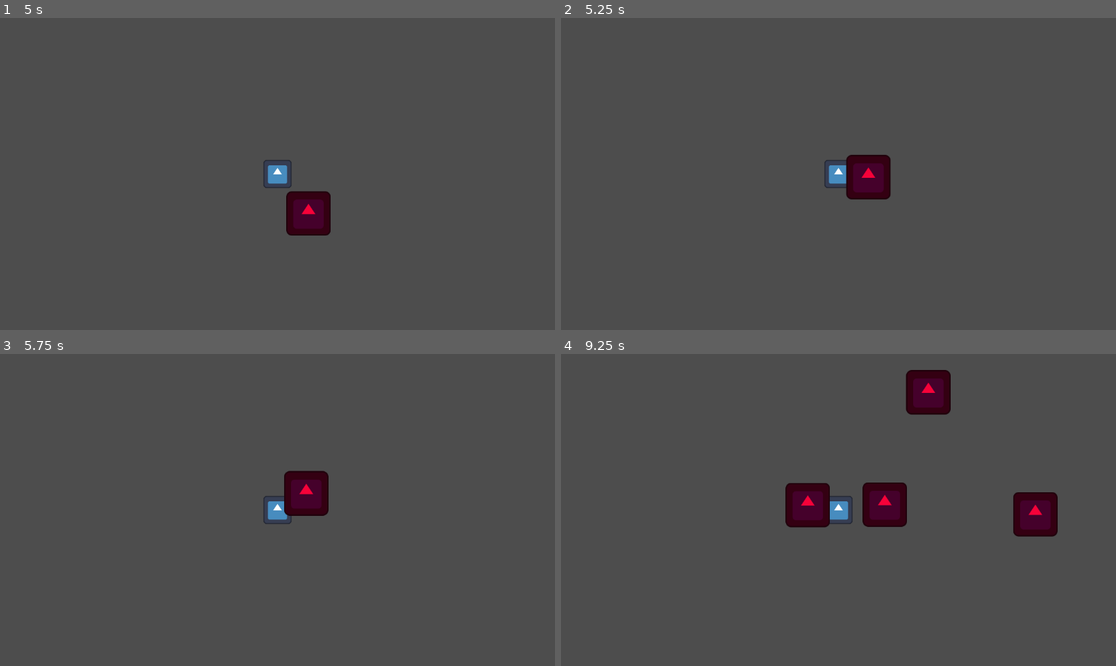
Above: before the commit, frames 1-4 (two rows, left to right).
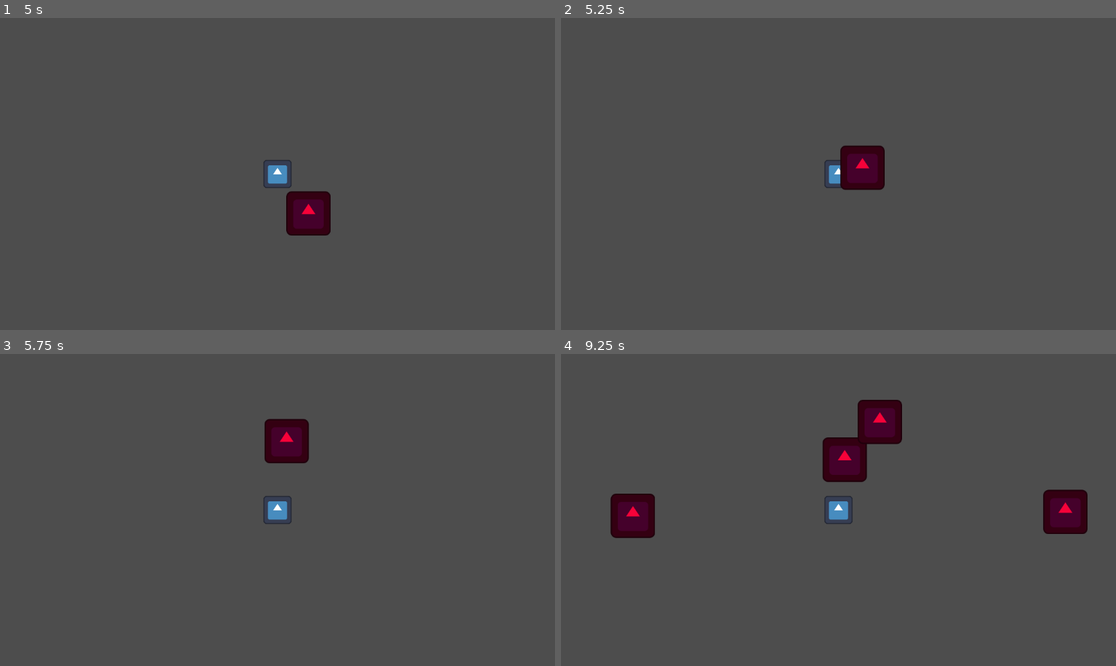
Above: after the commit, the same moments.

Repository: Vilkiy/Debt-Survivors
Game: Godot game, scene res://logic/game_handler/game_handler.tscn
Same seed, same stepped clock (60 frames per second), same inputs: the game is played once before the commit and once after it. The project has no main scene, so this scene is started directly. The engine's default icon, where the game draws it, is replaced by a stand-in: a white triangle on a blue panel in a dark square.
Inputs:
- Up to frame 1 (5 s): tap Enter at 0.5, 2, 3.5 s; hold D (move_right) 0.53-1.28 s; tap Space at 1.25, 2.75 s; hold S (move_down) 1.28-2.03 s; hold D (move_right) 2.03-2.78 s; hold W (move_up) 2.78-3.53 s; hold A (move_left) from 3.53 s (still down)
- Up to frame 2 (5.25 s): release A (move_left) at 5.03 s; hold S (move_down) from 5.03 s (still down)
- Up to frame 3 (5.75 s): keep holding S (move_down)
- Up to frame 4 (9.25 s): release S (move_down) at 5.78 s; hold D (move_right) 5.78-6.53 s; hold W (move_up) 6.53-7.28 s; hold D (move_right) 7.28-8.03 s; hold S (move_down) 8.03-8.78 s; hold A (move_left) from 8.78 s (still down)

Frame 1 is identical in both runs. In frame 2, 1.2% of the frame differs, in the area x 50-60%, y 40-59%; in frame 3, 2.3%; in frame 4, 8.5%, in the area x 8-95%, y 5-60%.

Commit message:
implemented health mechanics
created health_handler
- modified player and enemy scene

Diff:
--- a/Assets/Scenes/Enemy.tscn
+++ b/Assets/Scenes/Enemy.tscn
@@ -2,18 +2,14 @@
 
 [ext_resource type="Script" uid="uid://jp7472ic1s5y" path="res://Assets/Scripts/enemy.gd" id="1_oyf8h"]
 [ext_resource type="Texture2D" uid="uid://dn15d76lbtup1" path="res://icon.svg" id="2_3pmh0"]
+[ext_resource type="PackedScene" uid="uid://c4f0g441r80dg" path="res://logic/gameplay_elements/health_handler/health_handler.tscn" id="3_td1d5"]
 
 [sub_resource type="CapsuleShape2D" id="CapsuleShape2D_3pmh0"]
 radius = 18.0
 height = 44.0
 
-[sub_resource type="CapsuleShape2D" id="CapsuleShape2D_td1d5"]
-radius = 22.0
-height = 44.0
-
 [node name="Enemy" type="CharacterBody2D" unique_id=345262250 groups=["enemy"]]
-collision_layer = 3
-collision_mask = 3
+motion_mode = 1
 script = ExtResource("1_oyf8h")
 
 [node name="Sprite2D" type="Sprite2D" parent="." unique_id=1773107028]
@@ -24,7 +20,4 @@
 [node name="CollisionShape2D" type="CollisionShape2D" parent="." unique_id=889877522]
 shape = SubResource("CapsuleShape2D_3pmh0")
 
-[node name="Area2D" type="Area2D" parent="." unique_id=1451145990]
-
-[node name="CollisionShape2D" type="CollisionShape2D" parent="Area2D" unique_id=2030632936]
-shape = SubResource("CapsuleShape2D_td1d5")
+[node name="HealthHandler" parent="." unique_id=1119927 instance=ExtResource("3_td1d5")]
--- a/Assets/Scenes/Player.tscn
+++ b/Assets/Scenes/Player.tscn
@@ -2,11 +2,18 @@
 
 [ext_resource type="Script" uid="uid://dwxv3hxlyy0au" path="res://Assets/Scripts/player.gd" id="1_b2ifw"]
 [ext_resource type="Texture2D" uid="uid://dn15d76lbtup1" path="res://icon.svg" id="2_aee6e"]
+[ext_resource type="PackedScene" uid="uid://c4f0g441r80dg" path="res://logic/gameplay_elements/health_handler/health_handler.tscn" id="3_aee6e"]
+[ext_resource type="Script" uid="uid://cdclhdmcotrge" path="res://Assets/Scenes/hurt_box.gd" id="4_e5q2x"]
 
 [sub_resource type="CapsuleShape2D" id="CapsuleShape2D_f7qjp"]
 radius = 13.0
 
-[node name="CharacterBody2D" type="CharacterBody2D" unique_id=303781923]
+[sub_resource type="CircleShape2D" id="CircleShape2D_aee6e"]
+radius = 15.0
+
+[node name="Player" type="CharacterBody2D" unique_id=303781923]
+collision_layer = 2
+collision_mask = 2
 script = ExtResource("1_b2ifw")
 
 [node name="Sprite2D" type="Sprite2D" parent="." unique_id=1604275509]
@@ -20,3 +27,19 @@
 [node name="Camera2D" type="Camera2D" parent="." unique_id=541819718]
 scale = Vector2(0.23792419, 4.71131)
 zoom = Vector2(2, 2)
+
+[node name="HealthHandler" parent="." unique_id=1119927 instance=ExtResource("3_aee6e")]
+
+[node name="HurtBox" type="Area2D" parent="." unique_id=632068975]
+script = ExtResource("4_e5q2x")
+
+[node name="CollisionShape2D" type="CollisionShape2D" parent="HurtBox" unique_id=1298899526]
+shape = SubResource("CircleShape2D_aee6e")
+debug_color = Color(0.9098039, 0.23921569, 0.28627452, 0.41960785)
+
+[node name="InvincibilityTimer" type="Timer" parent="HurtBox" unique_id=818573081]
+wait_time = 0.5
+one_shot = true
+
+[connection signal="took_damage" from="HealthHandler" to="." method="_on_health_handler_took_damage"]
+[connection signal="body_entered" from="HurtBox" to="HurtBox" method="_on_body_entered"]
--- /dev/null
+++ b/Assets/Scenes/hurt_box.gd
@@ -0,0 +1,16 @@
+extends Area2D
+@onready var player: Player = $".."
+@onready var invincibility_timer: Timer = $InvincibilityTimer
+
+func _ready() -> void:
+	pass
+
+
+
+
+func _on_body_entered(body: Node2D) -> void:
+	if not invincibility_timer.is_stopped():
+		return
+	if body is Enemy:
+		player.health_handler.take_damage(body.damage)
+		invincibility_timer.start()
--- a/Assets/Scripts/enemy.gd
+++ b/Assets/Scripts/enemy.gd
@@ -1,17 +1,18 @@
 class_name Enemy
 extends CharacterBody2D
+
 
 @export var speed: float = 80.0
 @export var max_hp: int = 10
 @export var damage: int = 5
 
-var hp: int
-var player: Node2D
-
 #4 da feel
 @export var separation_distance: float = 20.0
 @export var separation_force: float = 200.0
 
+@onready var health_handler: HealthHandler = $HealthHandler
+var hp: int
+var player: Node2D
 
 func _ready():
 	hp = max_hp
@@ -20,6 +21,7 @@
 
 	player = GlobalVar.player
 
+	health_handler.died.connect(_on_death)
 
 	#print("Groups:", get_groups())
 
@@ -36,17 +38,14 @@
 
 	move_and_slide()
 
-func take_damage(amount: int):
-	hp -= amount
-	if hp <= 0:
-		die()
 
-func die():
+
+func _on_death():
 	queue_free()
 
-func _on_area_2d_area_entered(area):
-	if area.is_in_group("player"):
-		area.take_damage(damage)
+
+
+
 
 func get_separation_vector():
 	var push_vector = Vector2.ZERO
--- a/Assets/Scripts/player.gd
+++ b/Assets/Scripts/player.gd
@@ -2,7 +2,7 @@
 extends CharacterBody2D
 
 @export var speed := 200.0
-var hp: int = 100
+@onready var health_handler: HealthHandler = $HealthHandler
 
 func _ready() -> void:
 	GlobalVar.player = self
@@ -26,6 +26,7 @@
 	velocity = dir * speed
 	move_and_slide()
 
-func take_damage(amount: int):
-	hp -= amount
-	print("Player HP:", hp)
+
+
+func _on_health_handler_took_damage() -> void:
+	print("player took damage: " + str(health_handler.hp))
--- /dev/null
+++ b/logic/gameplay_elements/health_handler/health_handler.gd
@@ -0,0 +1,29 @@
+class_name HealthHandler
+extends Node
+
+@export var hp : float = 100
+var max_hp : float
+
+signal died
+signal took_damage
+
+func _ready() -> void:
+	max_hp = hp
+
+
+func take_damage(damage_amount : float)->void:
+	if damage_amount > 0.0:
+		took_damage.emit()
+
+
+	hp = clampf(hp - damage_amount,0.0,max_hp)
+
+	if hp <= 0.0:
+		die()
+
+
+
+
+
+func die()->void:
+	died.emit()
--- /dev/null
+++ b/logic/gameplay_elements/health_handler/health_handler.tscn
@@ -0,0 +1,6 @@
+[gd_scene format=3 uid="uid://c4f0g441r80dg"]
+
+[ext_resource type="Script" uid="uid://cvxdl3ykf0dih" path="res://logic/gameplay_elements/health_handler/health_handler.gd" id="1_8fwyt"]
+
+[node name="HealthHandler" type="Node" unique_id=1119927]
+script = ExtResource("1_8fwyt")
Not shown, added: Assets/Scenes/hurt_box.gd.uid
Not shown, added: logic/gameplay_elements/health_handler/health_handler.gd.uid
